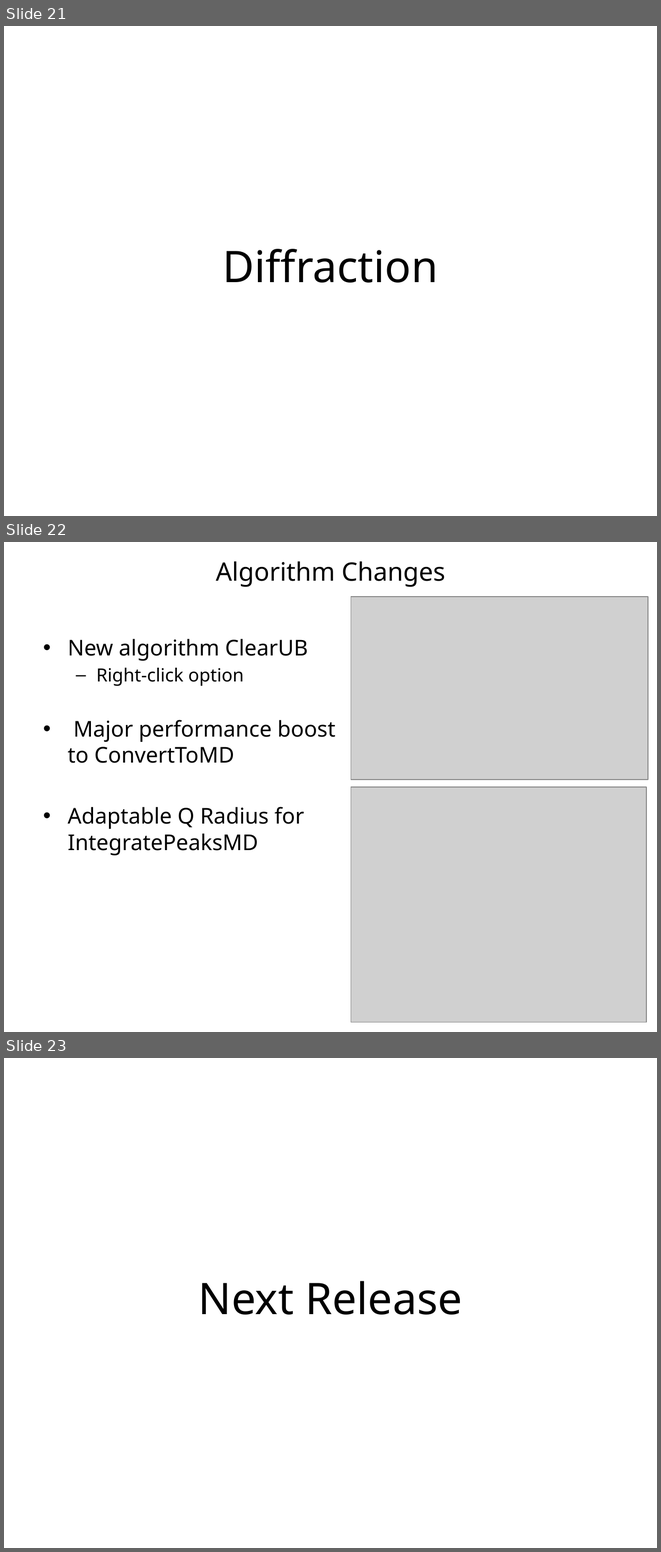
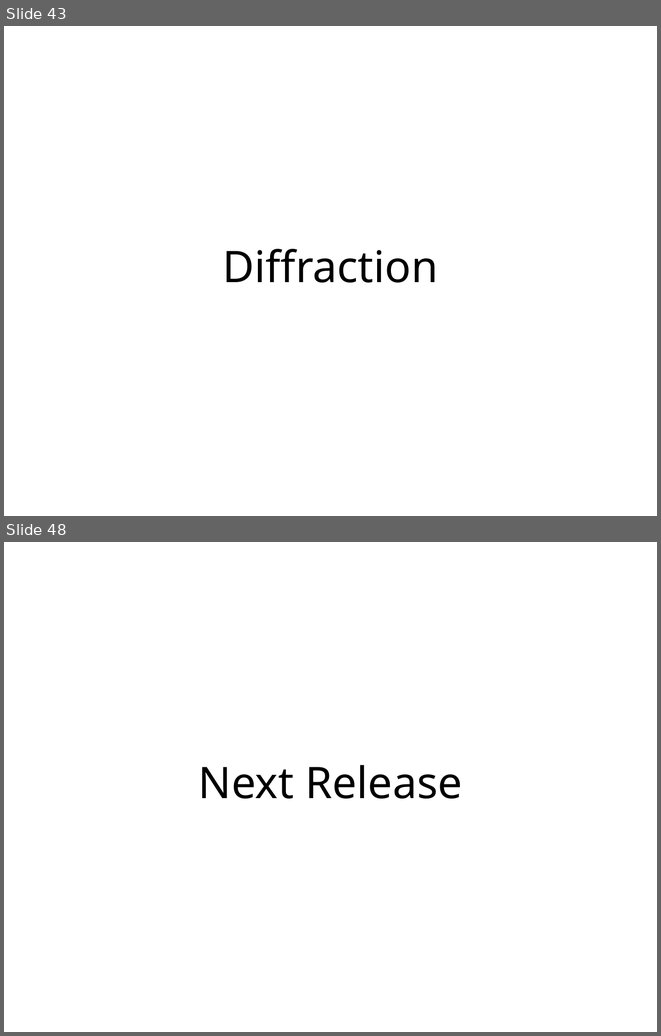
Before and after one commit to mantidproject/documents, a slide deck: Presentations/Release Presentations/3.1/Release 3.1 Presentation.pptx. Shown one above the other, each under a label of ours: slides 21, 22 and 23 before the commit, slides 43 and 48 after it; the slides between them are not shown. The pictures are 661x1552 and 661x1036 pixels, drawn with LibreOffice and Linux fonts; fonts in the diff are those of the drawing; grey boxes stand for pictures; background and template pictures are left out. Boxes give left, top, right and bottom in pixels: in the first picture for what was removed or moved away, otherwise in the second. Text is boxed around its words. In the diff, an @@ line names an element or a change of style, - is before the commit and + after.

```diff
--- a/Presentations/Release Presentations/3.1/Release 3.1 Presentation.pptx
+++ b/Presentations/Release Presentations/3.1/Release 3.1 Presentation.pptx
@@ slide 22 removed at [4, 542, 657, 1032], background #FFFFFF @@
@@ title removed at [216, 561, 445, 587] @@
-Algorithm Changes
@@ picture removed at [351, 597, 648, 779] @@
@@ text removed at [68, 638, 335, 855] @@
-• New algorithm ClearUB
-  – Right-click option
-• Major performance boost to ConvertToMD
-• Adaptable Q Radius for IntegratePeaksMD
@@ picture removed at [351, 787, 646, 1022] @@
@@ what was slide 21 is now slide 43 @@
@@ what was slide 23 is now slide 48 @@
```
Also in this commit, not shown: 6 slides changed, 33 slides added, 7 other slides removed, 12 other files.
